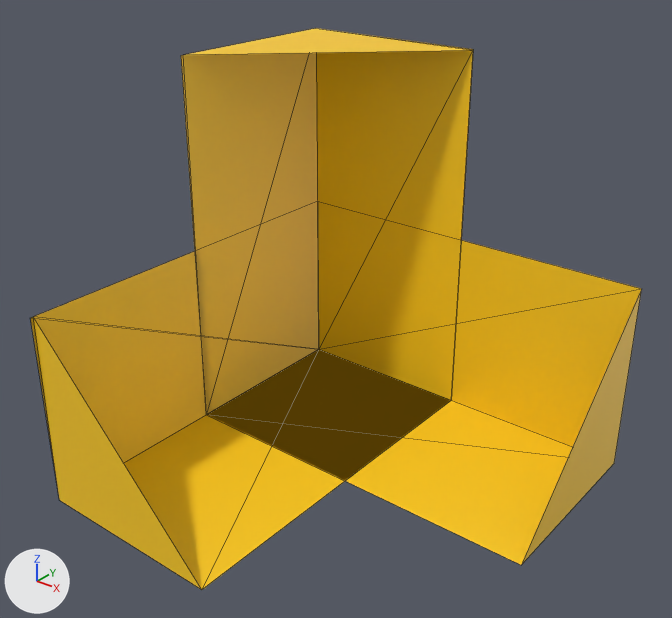
Before and after pictures for a commit that changed the glTF model models/seperated_blocks/r5c5_body_yellow.gltf.
One viewpoint serves both versions: a 50 mm lens placed at (2.39, -3.06, 1.84), pointed at (-0.03, -0.04, -0.03). The lights are fixed; the arrows at lower left show +X, +Y and +Z. Mesh edges are drawn as thin lines. Objects named as collision shapes, trigger or cutter boxes, shadow casters or lower levels of detail are left out. Where no turn or scale is listed for an object, it has been applied to the vertices. Vertices at the same position are counted once.

Script lines for the objects in view, before the commit:
```python
me_cube_671 = bpy.data.meshes.new('Cube.671')
me_cube_671.from_pydata(...)  # 21 vertices, 20 faces; spans x -1.0..1.0, y -1.0..1.0, z -1.0..1.0
me_cube_671.materials.append(mat_material_001)  # picture img_minitown_tx
ob_r5c5_body_yellow = bpy.data.objects.new('r5c5_body_yellow', me_cube_671)
ob_r5c5_body_yellow.location = (0.0, 0.0, 0.0)
```
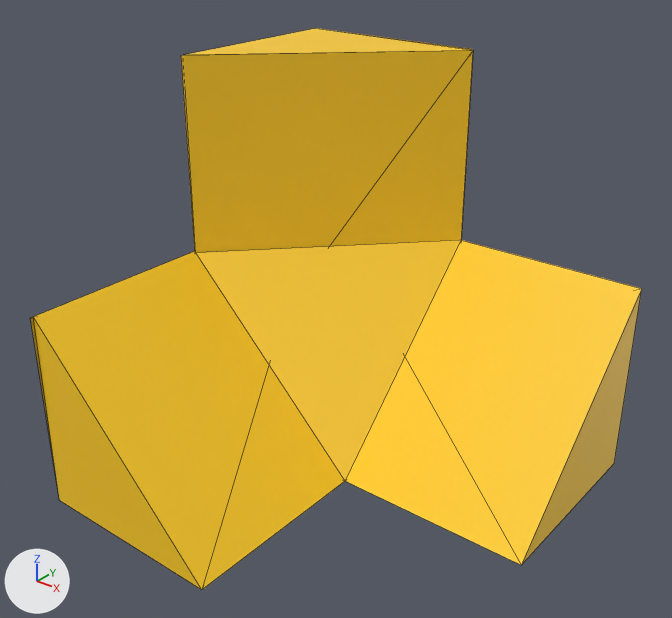
Location of each change, (x1, y1, x2, y2) in pixels of the pictures (672 x 618 px):
part 1 of me_cube_671, added (yellow): after (34, 50, 641, 589)

The edits, one by one:
me_cube_671 is used by ob_r5c5_body_yellow; location (0.0, 0.0, 0.0).
me_cube_671 had 21 vertices, 20 faces and spanned x -1.0..1.0, y -1.0..1.0, z -1.0..1.0.
me_cube_671 now has 24 vertices, 29 faces and spans x -1.0..1.0, y -1.0..1.0, z -1.0..1.0.
Part 1, on me_cube_671:
3 vertices are added at (0.0, 0.0, -1.0), (0.0, 1.0, 0.0), (-0.99, 0.0, -0.01).
9 new faces join them.
